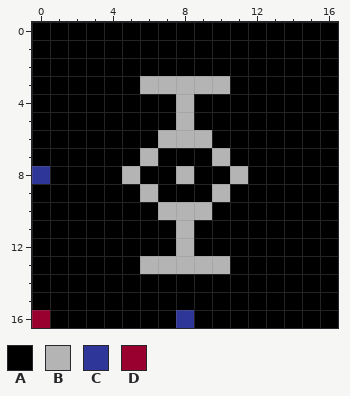
Pixel-art sprite, stored at assets/crop_lvl1_17.png. The first picture shows the starting point.
The file is 255x255 pixels, drawn in blocks of 15x15; one block is one cell here.
Palette (. is transparent): A #000000  B #b4b4b4  C #2f3699  D #990030
After the commit:
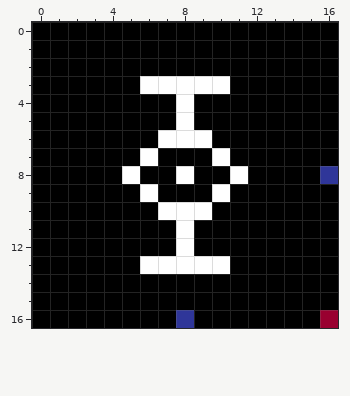
Diff:
colour B: #b4b4b4 -> #ffffff
Changed rows in their new state; - is a pixel that keeps its letter.
first column x 0:
 8 A---------------C
first column x 0:
16 A---------------D
